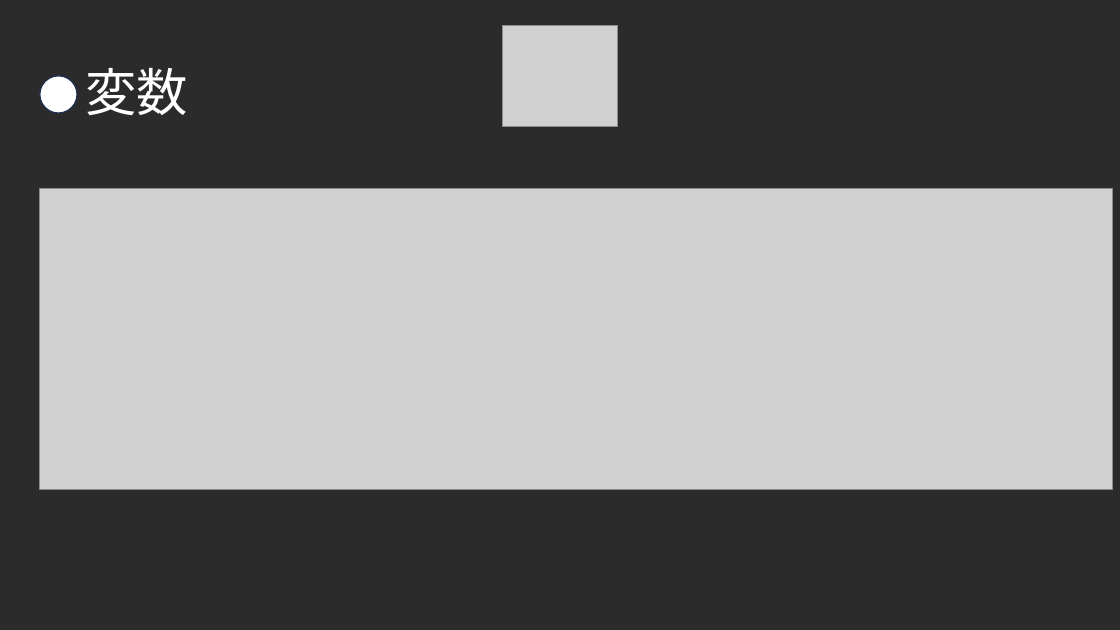
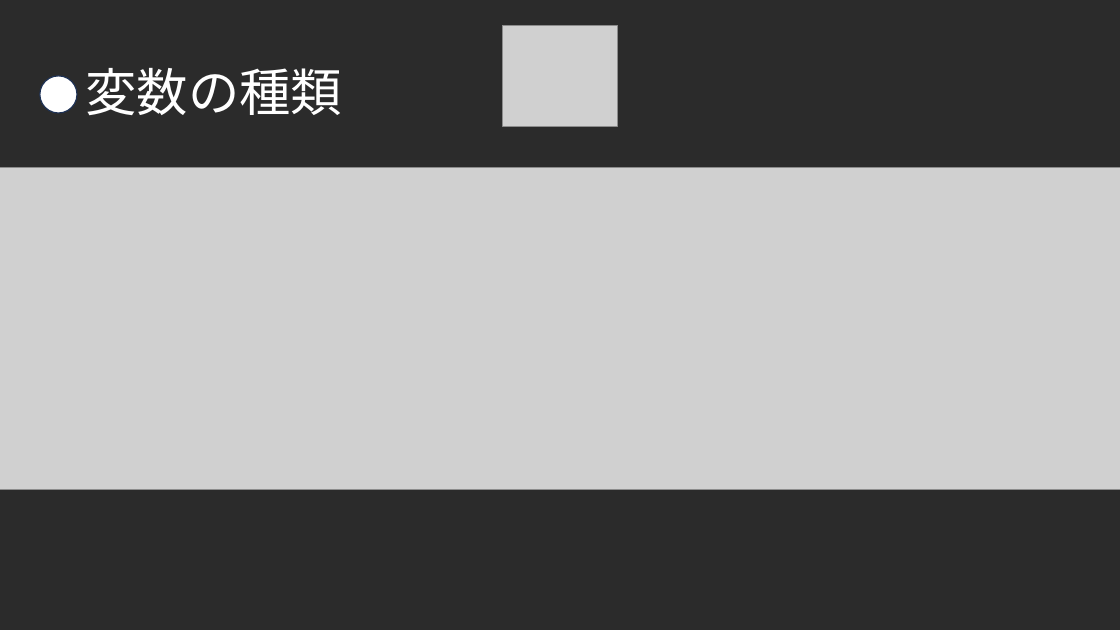
Before and after one commit to 2kenneko/SynClock, a slide deck: slide 7 of assets/Dev/VuetoReact.pptx (slide 6 before the commit). Drawn at 1120x630 pixels with LibreOffice and Linux fonts; fonts in the diff are those of the drawing; grey boxes stand for pictures; background and template pictures are left out; a plain dark background stands for a picture behind light text. Boxes give left, top, right and bottom in pixels: in the first picture for what was removed or moved away, otherwise in the second. Text is boxed around its words. In the diff, an @@ line names an element or a change of style, - is before the commit and + after.

```diff
--- a/assets/Dev/VuetoReact.pptx
+++ b/assets/Dev/VuetoReact.pptx
@@ title at (85,68,342,115): text changed @@
-変数
+変数の種類
@@ picture: place and size @@
-picture at (39,189,1112,490)
+picture at (0,168,1120,490)
```
Also in this commit, not shown: 4 other slides changed, 12 slides added, 3 slides removed, 3 other files.
